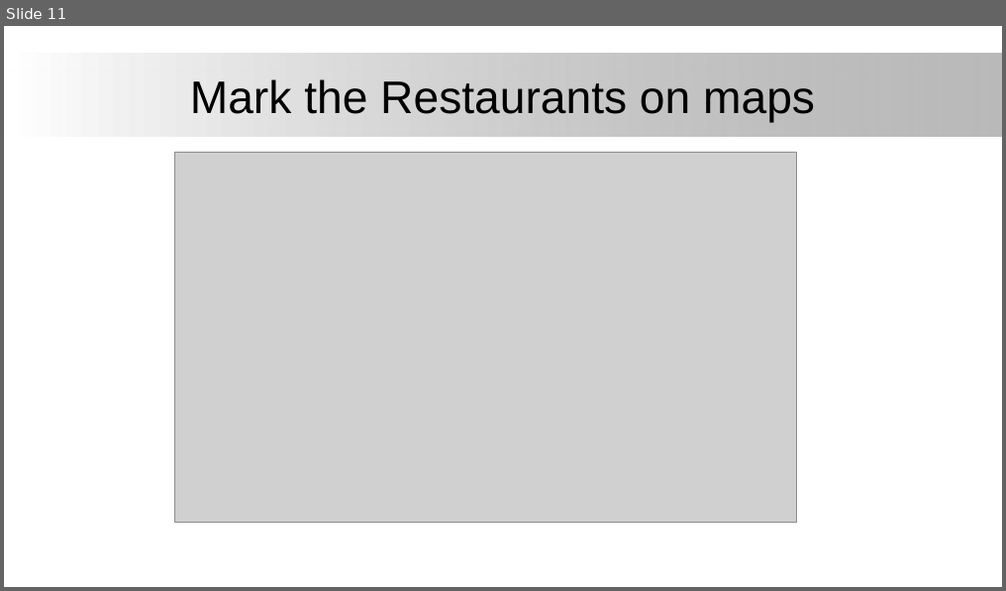
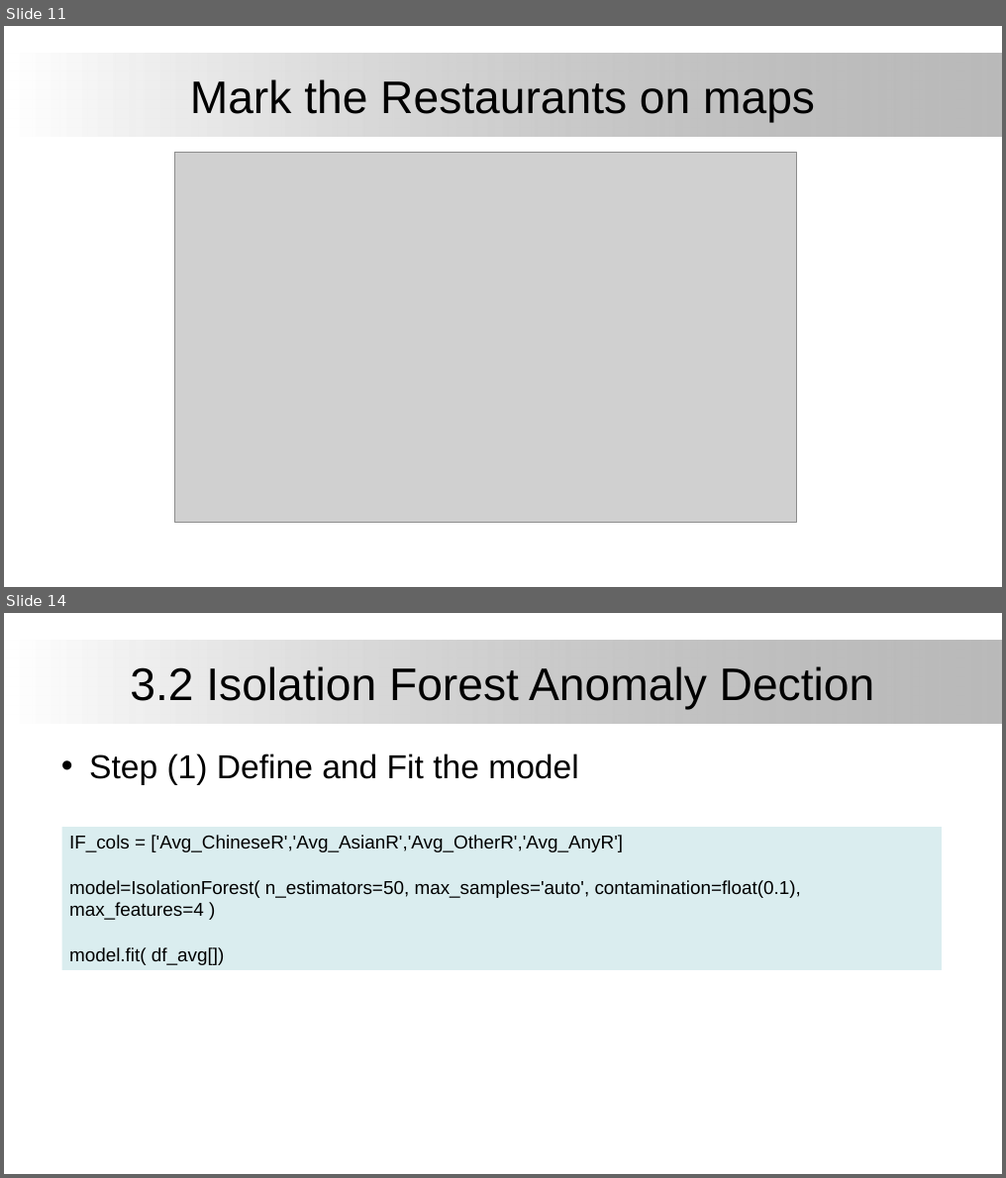
Before and after one commit to BinYuOnCa/Coursera, a slide deck: IBM_DataScience/AppliedDataScienceCapstone/Assignments/Business Location Explore in Toronto.pptx. Shown one above the other, each under a label of ours: slide 11 before the commit, slides 11 and 14 after it; the slides between them are not shown. The pictures are 1006x591 and 1006x1178 pixels, drawn with LibreOffice and Linux fonts; fonts in the diff are those of the drawing; grey boxes stand for pictures; background and template pictures are left out. Boxes give left, top, right and bottom in pixels: in the first picture for what was removed or moved away, otherwise in the second. Text is boxed around its words. In the diff, an @@ line names an element or a change of style, - is before the commit and + after.

```diff
--- a/IBM_DataScience/AppliedDataScienceCapstone/Assignments/Business Location Explore in Toronto.pptx
+++ b/IBM_DataScience/AppliedDataScienceCapstone/Assignments/Business Location Explore in Toronto.pptx
@@ slide 14 added at box(4, 613, 1002, 1174), background #FFFFFF; not listed: 1 template element that a slide beside it also shows @@
@@ title added at box(130, 666, 875, 710), 44 pt, text #000000 @@
+3.2 Isolation Forest Anomaly Dection
@@ text added at box(89, 754, 579, 785), 32 pt, text #000000 @@
+• Step (1) Define and Fit the model
@@ rectangle added at box(62, 827, 943, 970), fill #DAEDEF, 18 pt, text #000000 @@
+IF_cols = ['Avg_ChineseR','Avg_AsianR','Avg_OtherR','Avg_AnyR']
+model=IsolationForest( n_estimators=50, max_samples='auto', contamination=float(0.1), max_features=4 )
+model.fit( df_avg[])
```
Also in this commit, not shown: 8 slides changed, 3 other slides added.
